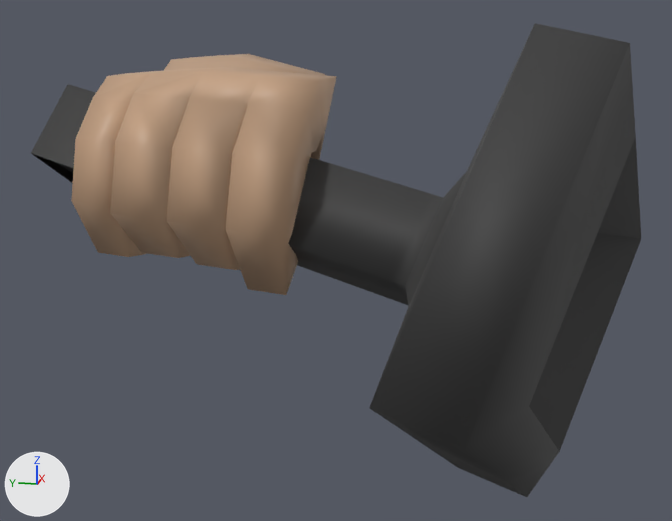
Before and after pictures for a commit that changed the glTF model public/character.glb.
Before and after are seen from a camera (50 mm lens) standing at (-1.566, -0.381, 1.306) and looking at (-0.058, -0.08, 0.929). Arrows for +X, +Y and +Z are at lower left; the lights stay in place. Where no turn or scale is listed for an object, it has been applied to the vertices. Vertices at the same position are counted once.

The older version as bpy lines, for what is in view:
```python
me_cube_017 = bpy.data.meshes.new('Cube.017')
me_cube_017.from_pydata(...)  # 172 vertices, 336 faces; spans x -0.519..0.378, y -0.6..0.535, z -0.486..0.317
# faces by material slot: [76, 260]
me_cube_017.materials.append(mat_material_010)  # black #424242
me_cube_017.materials.append(mat_material_007)  # beige #c5a283
ob_cube_081 = bpy.data.objects.new('Cube.081', me_cube_017)
ob_cube_081.location = (0.0, 0.0, 1.0)
```
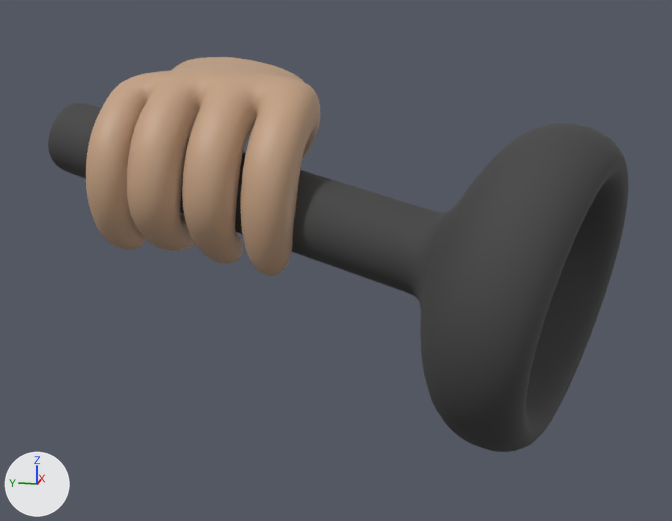
The change in detail:
me_cube_017 is used by ob_cube_081; location (0.0, 0.0, 1.0).
me_cube_017 had 172 vertices, 336 faces and spanned x -0.519..0.378, y -0.6..0.535, z -0.486..0.317.
me_cube_017 now has 10916 vertices, 21824 faces and spans x -0.386..0.359, y -0.555..0.52, z -0.347..0.256.
me_cube_017 part 1: the loose piece of 132 vertices spanning x -0.145..0.378, y -0.049..0.376, z -0.134..0.261 is rebuilt with 8226 vertices and now spans x -0.127..0.359, y -0.032..0.365, z -0.104..0.256.
me_cube_017 part 2: the loose piece of 40 vertices spanning x -0.519..0.266, y -0.6..0.535, z -0.486..0.317 is rebuilt with 2690 vertices and now spans x -0.386..0.221, y -0.555..0.52, z -0.347..0.175.
me_cube_017 part 3: the surface is now shaded flat.

Changed parts and their boxes [x1, y1, x2, y2] in the pictures (672 x 521 px):
'Cube.081', reshaped (17% shorter)
    before: [31, 23, 641, 497]
    after: [48, 57, 628, 452]
part 1 of me_cube_017, rebuilt (12% narrower, 9% shorter)
    before: [71, 54, 337, 295]
    after: [86, 57, 320, 276]
part 2 of me_cube_017, rebuilt (26% shorter)
    before: [31, 23, 641, 497]
    after: [48, 103, 628, 452]
